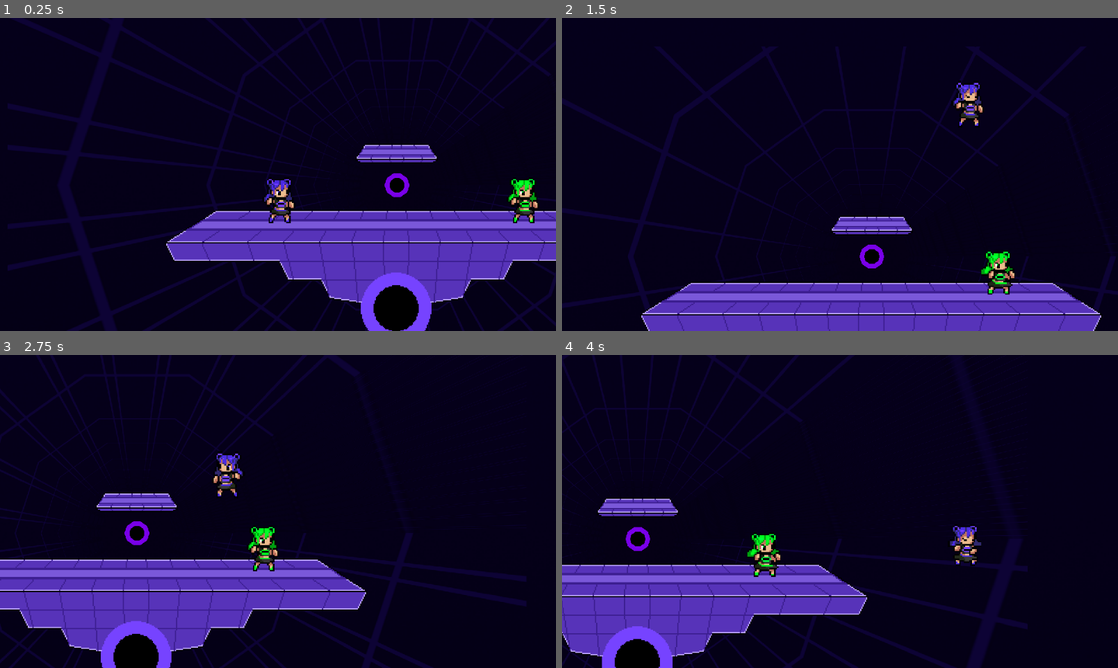
Above: before the commit, frames 1-4 (two rows, left to right).
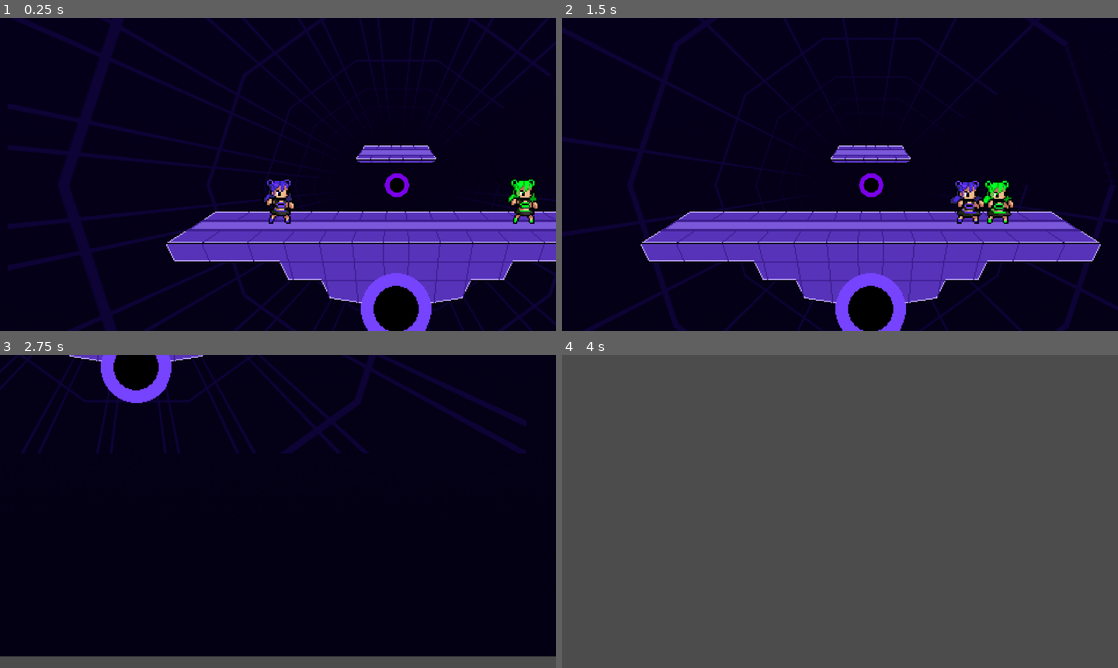
Above: after the commit, the same moments.

Repository: Logn35/SmashBox
Game: Godot game, scene res://Stages/Test Stage.tscn
The game is run twice, just before and just after one commit, with the same random seed, the same clock (stepped at 60 frames per second) and the same inputs.
Inputs:
- Up to frame 1 (0.25 s): no input
- Up to frame 2 (1.5 s): hold Space (jump, bound only before the commit) 0.53-1.28 s; hold D (moveRight) from 0.53 s (still down); tap Space (jump, bound only before the commit) at 1.35 s
- Up to frame 3 (2.75 s): tap Space (jump, bound only before the commit) at 1.52, 1.82 s; release D (moveRight) at 2.03 s; hold A (moveLeft) from 2.03 s (still down); hold Space (jump, bound only before the commit) from 2.03 s (still down)
- Up to frame 4 (4 s): release A (moveLeft) at 2.78 s; release Space (jump, bound only before the commit) at 2.78 s; hold D (moveRight) from 2.78 s (still down); tap Space (jump, bound only before the commit) at 2.85, 3.02, 3.32 s; hold Space (jump, bound only before the commit) from 3.53 s (still down)

The runs differ from the first frame. In frame 1, 3.1% of the frame differs, in the area x 29-100%, y 40-100%; in frame 2, 35%; in frame 3, 27%; in frame 4, 100%, in the area x 0-100%, y 0-100%.

Commit message:
Added Dust Sprites

Diff:
--- a/Actors/TestCharacter.tscn
+++ b/Actors/TestCharacter.tscn
@@ -45,6 +45,8 @@
 collision_mask = 2
 script = ExtResource( 2 )
 
+[node name="Dust Container" type="Node2D" parent="."]
+
 [node name="Character Sprite" type="AnimatedSprite" parent="."]
 frames = SubResource( 1 )
 animation = "Idle"
@@ -56,6 +58,6 @@
 
 [node name="Hurtbox" type="Area2D" parent="."]
 
-[node name="CollisionShape2D" type="CollisionShape2D" parent="Hurtbox"]
+[node name="HurtboxMask" type="CollisionShape2D" parent="Hurtbox"]
 scale = Vector2( 0.963141, 1 )
 shape = SubResource( 3 )
--- a/Actors/TestCharacter2.tscn
+++ b/Actors/TestCharacter2.tscn
@@ -48,7 +48,6 @@
 [node name="Character Sprite" type="AnimatedSprite" parent="."]
 frames = SubResource( 1 )
 animation = "Idle"
-frame = 1
 playing = true
 
 [node name="CollisionMask" type="CollisionShape2D" parent="."]
@@ -56,6 +55,6 @@
 
 [node name="Hurtbox" type="Area2D" parent="."]
 
-[node name="CollisionShape2D" type="CollisionShape2D" parent="Hurtbox"]
+[node name="HurtboxMask" type="CollisionShape2D" parent="Hurtbox"]
 scale = Vector2( 0.963141, 1 )
 shape = SubResource( 3 )
--- /dev/null
+++ b/Game Engine Objects/Dust Particles/Dust Dash.tscn
@@ -0,0 +1,31 @@
+[gd_scene load_steps=17 format=2]
+
+[ext_resource path="res://Assets/Sprites/Dust Sprites/Dash/Dust Dash2.png" type="Texture" id=1]
+[ext_resource path="res://Assets/Sprites/Dust Sprites/Dash/Dust Dash3.png" type="Texture" id=2]
+[ext_resource path="res://Assets/Sprites/Dust Sprites/Dash/Dust Dash5.png" type="Texture" id=3]
+[ext_resource path="res://Assets/Sprites/Dust Sprites/Dash/Dust Dash1.png" type="Texture" id=4]
+[ext_resource path="res://Assets/Sprites/Dust Sprites/Dash/Dust Dash4.png" type="Texture" id=5]
+[ext_resource path="res://Assets/Sprites/Dust Sprites/Dash/Dust Dash6.png" type="Texture" id=6]
+[ext_resource path="res://Assets/Sprites/Dust Sprites/Dash/Dust Dash11.png" type="Texture" id=7]
+[ext_resource path="res://Assets/Sprites/Dust Sprites/Dash/Dust Dash9.png" type="Texture" id=8]
+[ext_resource path="res://Assets/Sprites/Dust Sprites/Dash/Dust Dash7.png" type="Texture" id=9]
+[ext_resource path="res://Assets/Sprites/Dust Sprites/Dash/Dust Dash13.png" type="Texture" id=10]
+[ext_resource path="res://Assets/Sprites/Dust Sprites/Dash/Dust Dash14.png" type="Texture" id=11]
+[ext_resource path="res://Assets/Sprites/Dust Sprites/Dash/Dust Dash8.png" type="Texture" id=12]
+[ext_resource path="res://Assets/Sprites/Dust Sprites/Dash/Dust Dash15.png" type="Texture" id=13]
+[ext_resource path="res://Assets/Sprites/Dust Sprites/Dash/Dust Dash12.png" type="Texture" id=14]
+[ext_resource path="res://Assets/Sprites/Dust Sprites/Dash/Dust Dash10.png" type="Texture" id=15]
+
+[sub_resource type="SpriteFrames" id=1]
+animations = [ {
+"frames": [ ExtResource( 4 ), ExtResource( 1 ), ExtResource( 2 ), ExtResource( 5 ), ExtResource( 3 ), ExtResource( 6 ), ExtResource( 9 ), ExtResource( 12 ), ExtResource( 8 ), ExtResource( 15 ), ExtResource( 7 ), ExtResource( 14 ), ExtResource( 10 ), ExtResource( 11 ), ExtResource( 13 ) ],
+"loop": true,
+"name": "Dash",
+"speed": 30.0
+} ]
+
+[node name="Dust Dash" type="AnimatedSprite"]
+frames = SubResource( 1 )
+animation = "Dash"
+frame = 8
+playing = true
--- a/Stages/Test Stage.tscn
+++ b/Stages/Test Stage.tscn
@@ -21,12 +21,21 @@
 [node name="Test Stage" type="Node2D"]
 script = ExtResource( 8 )
 
+[node name="StaticBody2D" type="StaticBody2D" parent="."]
+position = Vector2( 481, 273 )
+scale = Vector2( 1.00104, 1.0037 )
+
+[node name="CollisionShape2D" type="CollisionShape2D" parent="StaticBody2D"]
+position = Vector2( -0.165924, -69.0209 )
+shape = SubResource( 1 )
+one_way_collision = true
+
 [node name="3d Background" parent="." instance=ExtResource( 11 )]
 transparent_bg = true
 render_target_v_flip = true
 
 [node name="Background" type="Sprite" parent="."]
-position = Vector2( 495.337, 267.97 )
+position = Vector2( 495, 268 )
 scale = Vector2( 2.58335, 2.58335 )
 texture = ExtResource( 12 )
 
@@ -36,17 +45,11 @@
 texture = ExtResource( 10 )
 
 [node name="Test Stage Background" type="Sprite" parent="."]
-position = Vector2( 481, 272 )
+position = Vector2( 480, 273 )
 texture = ExtResource( 9 )
 
-[node name="StaticBody2D" type="StaticBody2D" parent="Test Stage Background"]
-
-[node name="CollisionShape2D" type="CollisionShape2D" parent="Test Stage Background/StaticBody2D"]
-position = Vector2( -0.165924, -69.0209 )
-shape = SubResource( 1 )
-one_way_collision = true
-
 [node name="SolidTiles" parent="." instance=ExtResource( 1 )]
+position = Vector2( 0, 1 )
 cell_size = Vector2( 32, 32 )
 tile_data = PoolIntArray( 655364, 4, 0, 655365, 0, 0, 655366, 0, 0, 655367, 0, 0, 655368, 0, 0, 655369, 0, 0, 655370, 0 …(775 unchanged characters)…
 
@@ -116,5 +119,5 @@
 editor_draw_drag_margin = true
 
 [node name="Test Stage Foreground" type="Sprite" parent="."]
-position = Vector2( 480, 272 )
+position = Vector2( 480, 273 )
 texture = ExtResource( 7 )
--- a/project.godot
+++ b/project.godot
@@ -54,7 +54,7 @@
 "events": [ Object(InputEventKey,"resource_local_to_scene":false,"resource_name":"","device":0,"alt":false,"shift":false,"control":false,"meta":false,"command":false,"pressed":false,"scancode":68,"unicode":0,"echo":false,"script":null)
  ]
 }
-jump={
+Jump={
 "deadzone": 0.5,
 "events": [ Object(InputEventKey,"resource_local_to_scene":false,"resource_name":"","device":0,"alt":false,"shift":false,"control":false,"meta":false,"command":false,"pressed":false,"scancode":32,"unicode":0,"echo":false,"script":null)
  ]
--- a/scripts/KinematicBody2D.gd
+++ b/scripts/KinematicBody2D.gd
@@ -1,12 +1,17 @@
 extends KinematicBody2D
 
 const up = Vector2(0, -1)
-const acceleration = 90
+
+#Stats
+const acceleration = 99
 const gravity = 50
 const maxspeed = 400
 const jumpHeight = -1000
 
 var motion = Vector2()
+
+	#Particles
+const d_dash = preload("res://Game Engine Objects/Dust Particles/Dust Dash.tscn")
 
 func _physics_process(delta):
 	motion.y += gravity
Binary file added: Assets/Sprites/Dust Sprites/Dash/Dust Dash1.png
Not shown, added: Assets/Sprites/Dust Sprites/Dash/Dust Dash1.png.import
Binary file added: Assets/Sprites/Dust Sprites/Dash/Dust Dash10.png
Not shown, added: Assets/Sprites/Dust Sprites/Dash/Dust Dash10.png.import
Binary file added: Assets/Sprites/Dust Sprites/Dash/Dust Dash11.png
Not shown, added: Assets/Sprites/Dust Sprites/Dash/Dust Dash11.png.import
Binary file added: Assets/Sprites/Dust Sprites/Dash/Dust Dash12.png
Not shown, added: Assets/Sprites/Dust Sprites/Dash/Dust Dash12.png.import
Binary file added: Assets/Sprites/Dust Sprites/Dash/Dust Dash13.png
Not shown, added: Assets/Sprites/Dust Sprites/Dash/Dust Dash13.png.import
Binary file added: Assets/Sprites/Dust Sprites/Dash/Dust Dash14.png
Not shown, added: Assets/Sprites/Dust Sprites/Dash/Dust Dash14.png.import
(and 20 more such lines)
